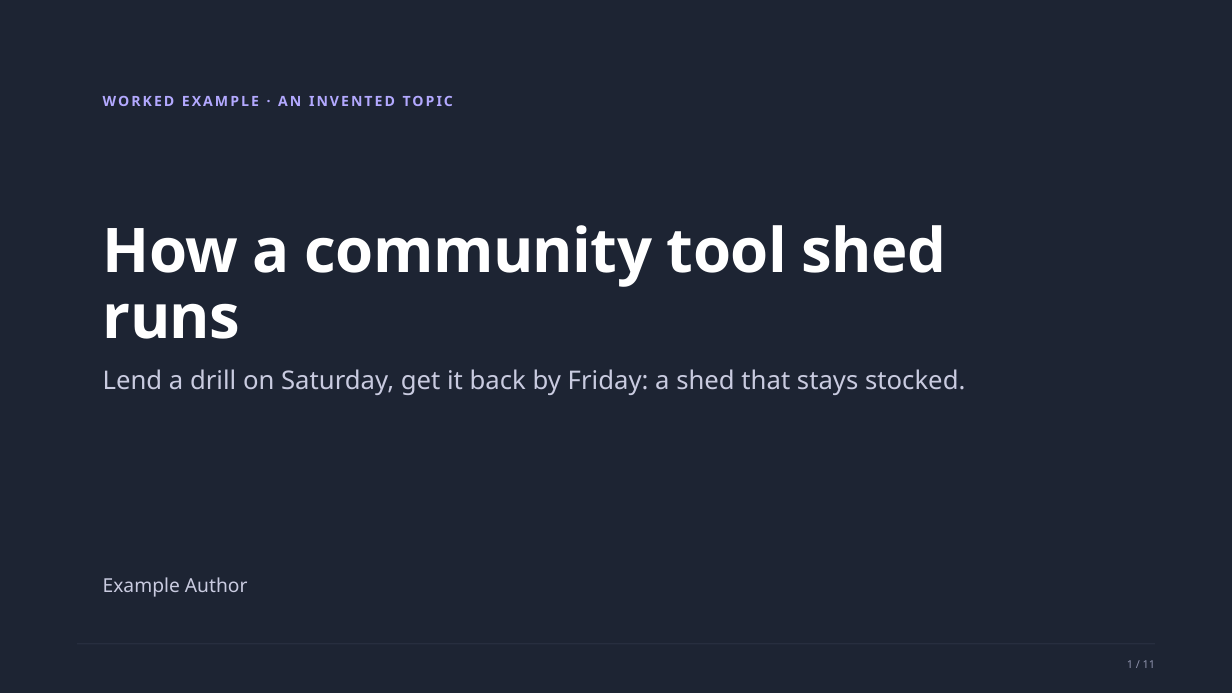
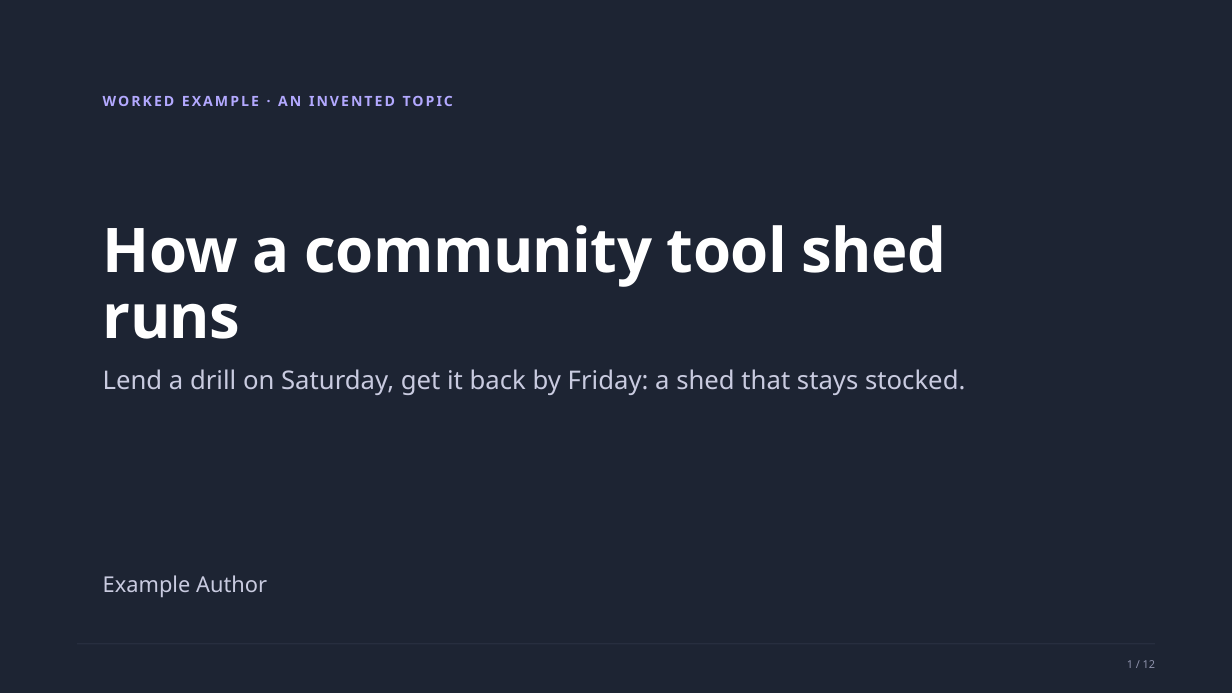
Before and after one commit to witt3rd/publishing, a slide deck: slide 1 of docs/samples/house-style-explainer-v1.pptx. Drawn at 1232x693 pixels with LibreOffice and Linux fonts; fonts in the diff are those of the drawing. Boxes give left, top, right and bottom in pixels: in the first picture for what was removed or moved away, otherwise in the second. Text is boxed around its words. In the diff, an @@ line names an element or a change of style, - is before the commit and + after.

```diff
--- a/docs/samples/house-style-explainer-v1.pptx
+++ b/docs/samples/house-style-explainer-v1.pptx
@@ text "Example Author" at [103, 575, 267, 597]: size 15 to 17 pt; line spacing 20.4pt to 23.1pt @@
@@ text at [1127, 660, 1155, 668]: text changed @@
-1 / 11
+1 / 12
```
Also in this commit, not shown: 10 other slides changed, 1 slide added, 23 other files.
